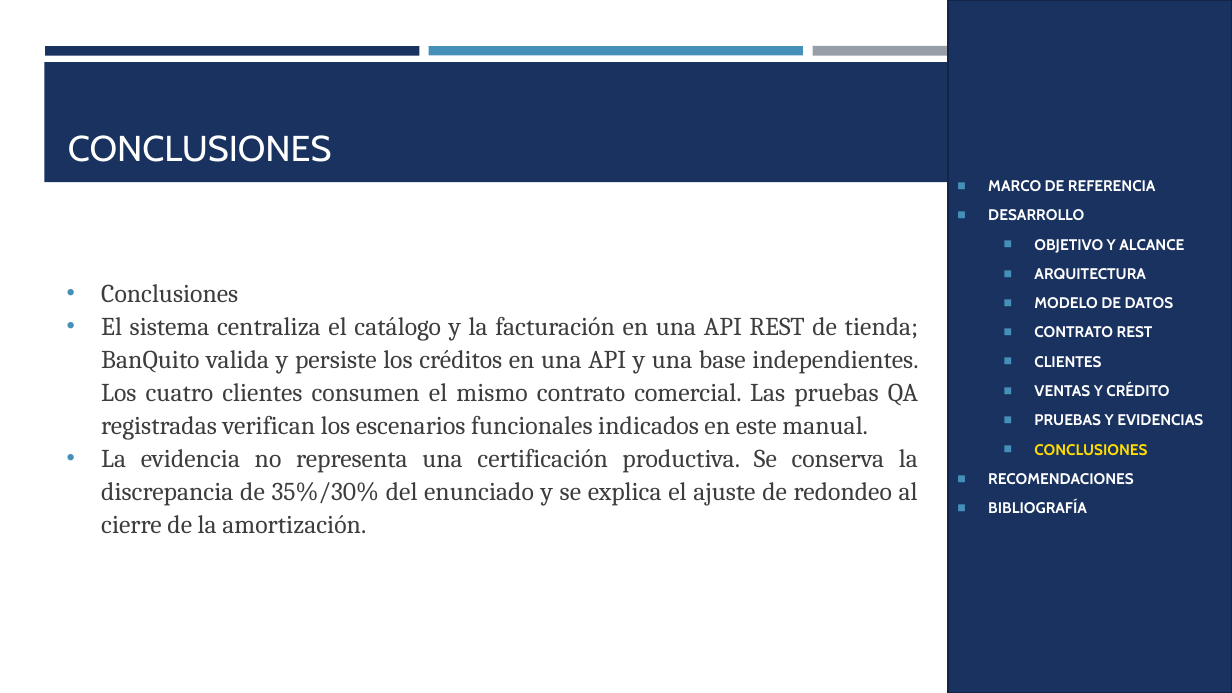
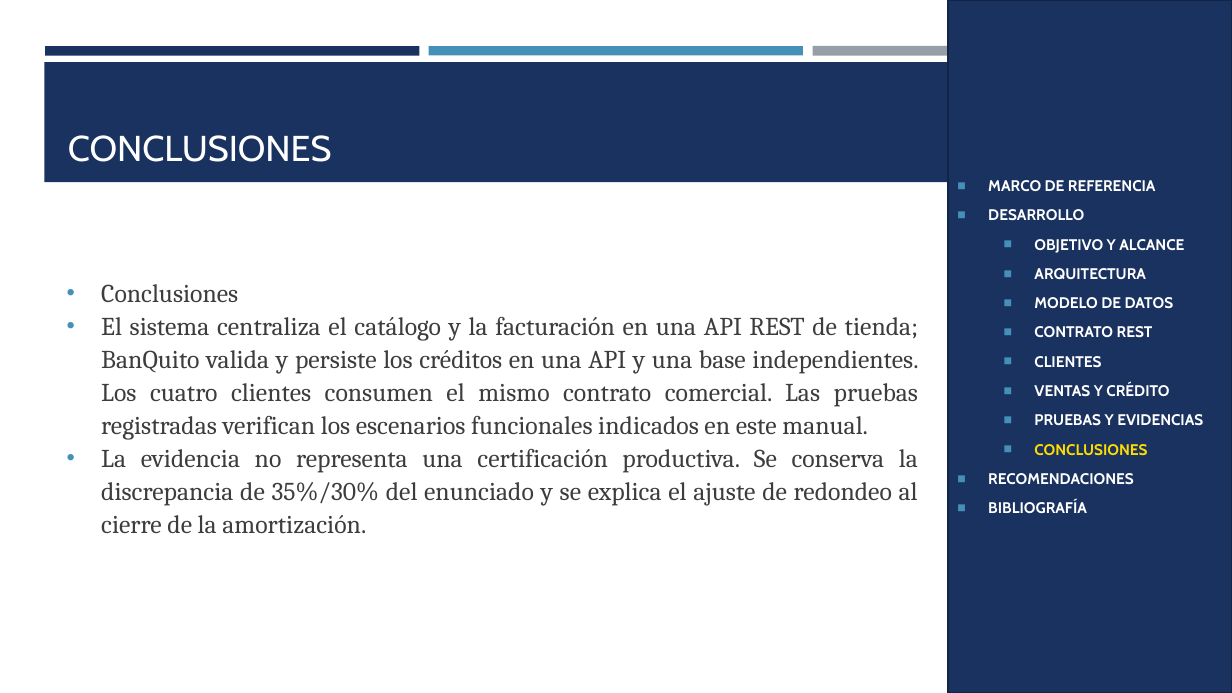
Before and after one commit to gamurigm/examen-arq-1, a slide deck: slide 61 of 05. DOCUMENTACION/02. PRESENTACION/PRESENTACION_CELULAR_BDDLOCAL_RESTFUL_DOTNET_GR09.pptx (slide 70 before the commit). Drawn at 1232x693 pixels with LibreOffice and Linux fonts; fonts in the diff are those of the drawing. Boxes give left, top, right and bottom in pixels: in the first picture for what was removed or moved away, otherwise in the second. Text is boxed around its words. In the diff, an @@ line names an element or a change of style, - is before the commit and + after.

Commit message:
docs: restore manual cover and clarify test results

```diff
--- a/05. DOCUMENTACION/02. PRESENTACION/PRESENTACION_CELULAR_BDDLOCAL_RESTFUL_DOTNET_GR09.pptx
+++ b/05. DOCUMENTACION/02. PRESENTACION/PRESENTACION_CELULAR_BDDLOCAL_RESTFUL_DOTNET_GR09.pptx
@@ text at (x1=101, y1=317, x2=918, y2=439): text changed @@
-• El sistema centraliza el catálogo y la facturación en una API REST de tienda; BanQuito valida y persiste los créditos en una API y una base independientes. Los cuatro clientes consumen el mismo contrato comercial. Las pruebas QA registradas verifican los escenarios funcionales indicados en este manual.
+• El sistema centraliza el catálogo y la facturación en una API REST de tienda; BanQuito valida y persiste los créditos en una API y una base independientes. Los cuatro clientes consumen el mismo contrato comercial. Las pruebas registradas verifican los escenarios funcionales indicados en este manual.
```
Also in this commit, not shown: 39 other slides changed, 9 slides removed, 7 other files.
